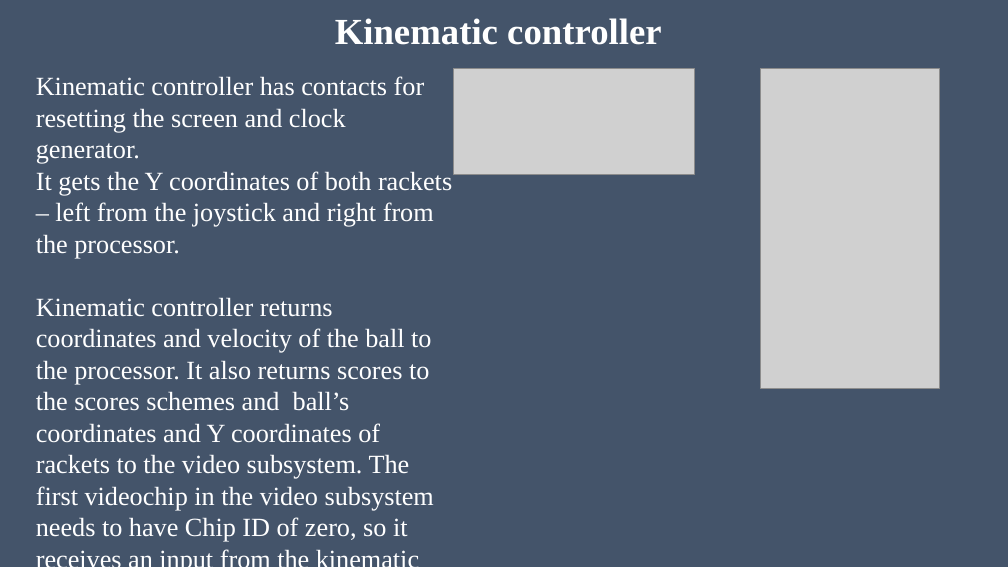
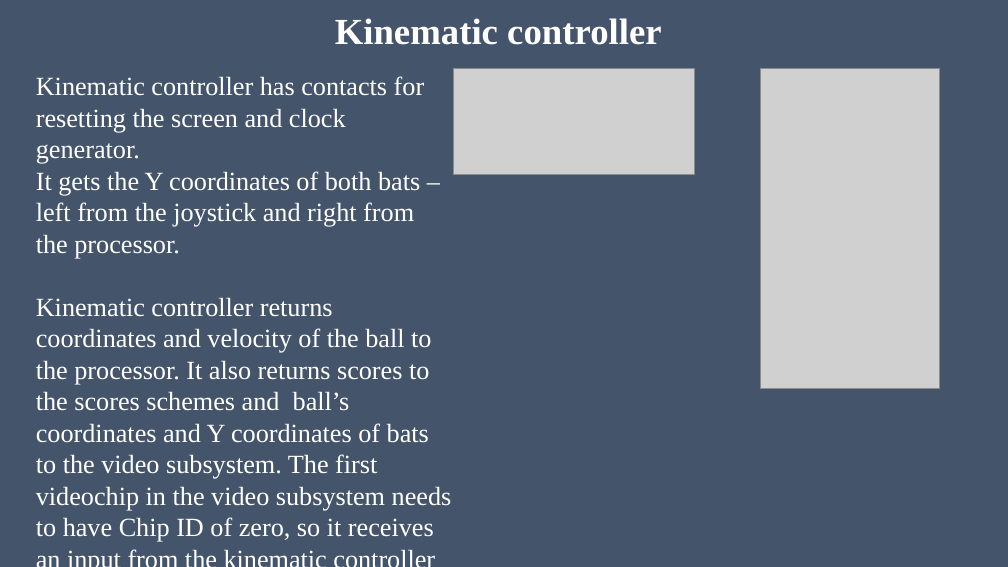
Before and after one commit to MIZINCHIK/DigitalPlatforms, a slide deck: slide 5 of Presentation.pptx. Drawn at 1008x567 pixels with LibreOffice and Linux fonts; fonts in the diff are those of the drawing; grey boxes stand for pictures. Boxes give left, top, right and bottom in pixels: in the first picture for what was removed or moved away, otherwise in the second. Text is boxed around its words. In the diff, an @@ line names an element or a change of style, - is before the commit and + after.

```diff
--- a/Presentation.pptx
+++ b/Presentation.pptx
@@ text at bbox=[36, 171, 452, 542]: text changed @@
-It gets the Y coordinates of both rackets – left from the joystick and right from the processor.
-Kinematic controller returns coordinates and velocity of the ball to the processor. It also returns scores to the scores schemes and ball’s coordinates and Y coordinates of rackets to the video subsystem. The first videochip in the video subsystem needs to have Chip ID of zero, so it receives an input from the kinematic controller that equals zero.
+It gets the Y coordinates of both bats – left from the joystick and right from the processor.
+Kinematic controller returns coordinates and velocity of the ball to the processor. It also returns scores to the scores schemes and ball’s coordinates and Y coordinates of bats to the video subsystem. The first videochip in the video subsystem needs to have Chip ID of zero, so it receives an input from the kinematic controller that equals zero.
```
Also in this commit, not shown: 6 other slides changed.
